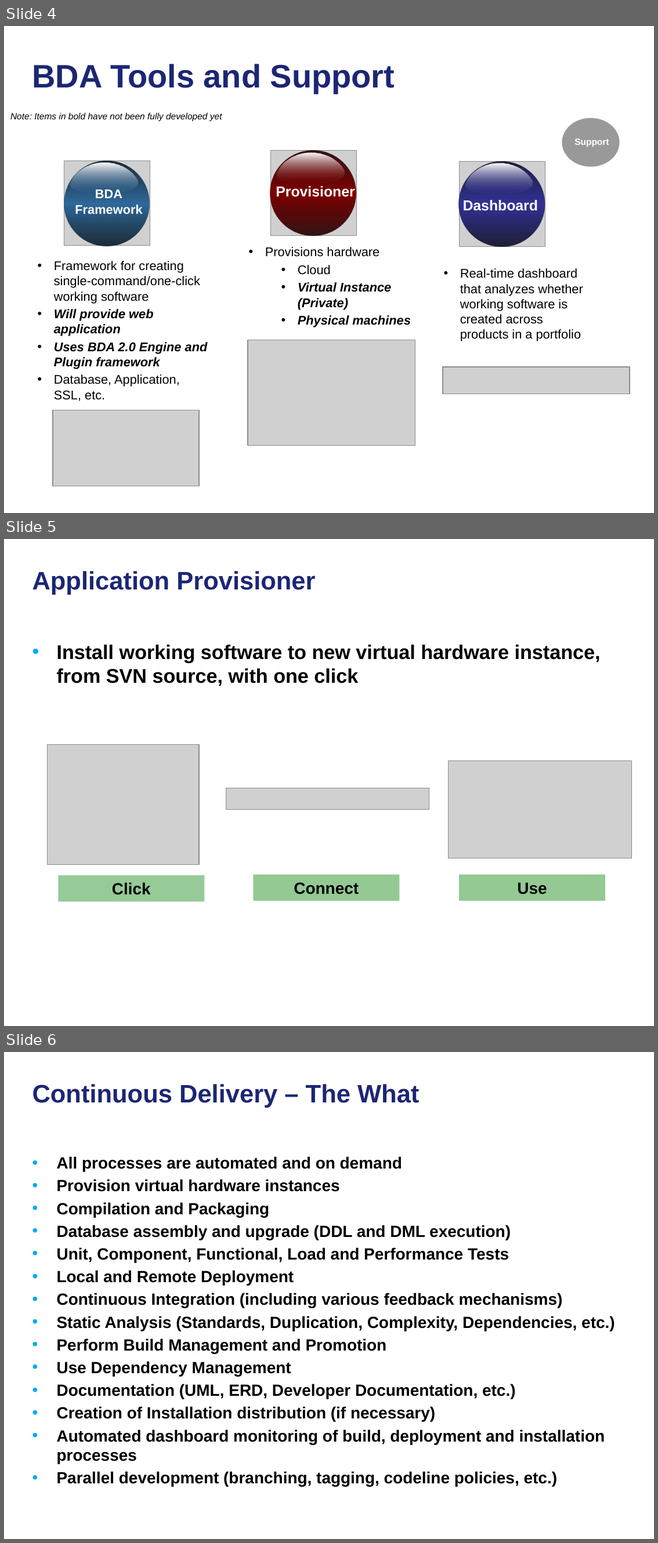
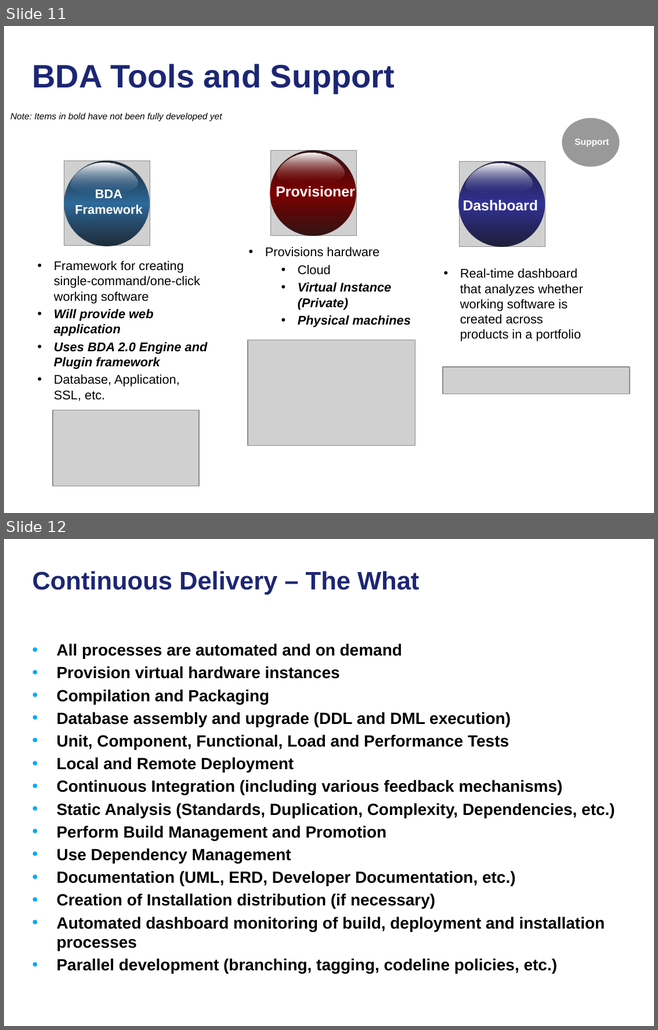
Before and after one commit to NCIP/automation, a slide deck: docs/continuous-delivery-caehr.pptx. Shown one above the other, each under a label of ours: slides 4, 5 and 6 before the commit, slides 11 and 12 after it. The pictures are 658x1543 and 658x1030 pixels, drawn with LibreOffice and Linux fonts; fonts in the diff are those of the drawing; grey boxes stand for pictures; background and template pictures are left out. Boxes give left, top, right and bottom in pixels: in the first picture for what was removed or moved away, otherwise in the second. Text is boxed around its words. In the diff, an @@ line names an element or a change of style, - is before the commit and + after.

```diff
--- a/docs/continuous-delivery-caehr.pptx
+++ b/docs/continuous-delivery-caehr.pptx
@@ slide 5 removed at (4,539,654,1026), background picture (left out) @@
@@ title removed at (32,571,315,595) @@
-Application Provisioner
@@ text removed at (57,645,600,686) @@
-• Install working software to new virtual hardware instance, from SVN source, with one click
@@ picture removed at (48,745,199,865) @@
@@ picture removed at (448,761,631,859) @@
@@ picture removed at (226,788,429,809) @@
@@ rectangle removed at (58,875,204,901) @@
-Click
@@ rectangle removed at (253,875,399,901) @@
-Connect
@@ rectangle removed at (459,875,605,901) @@
-Use
@@ what was slide 4 is now slide 11 @@
@@ what was slide 6 is now slide 12 @@
```
Also in this commit, not shown: 2 slides changed, 6 slides added.
